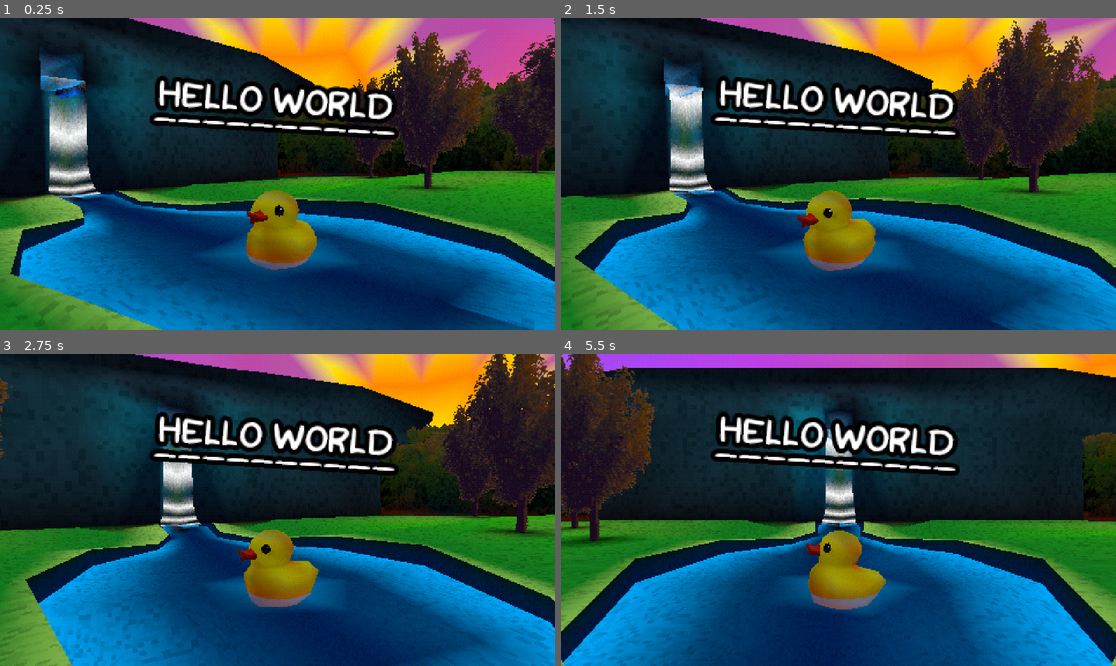
Above: before the commit, frames 1-4 (two rows, left to right).
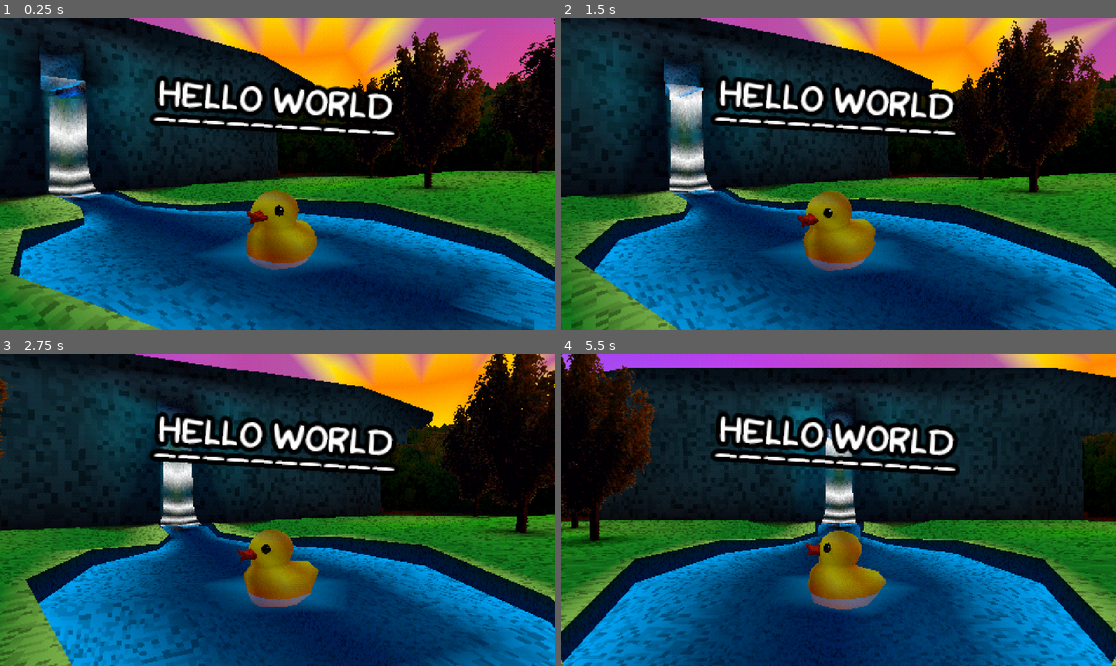
Above: after the commit, the same moments.

Repository: WittyCognomen/godot-psx-shaders-demo
Game: Godot game, scene res://demo.tscn
Two runs of this game, one before a commit and one after it. Both use one fixed random seed, a clock stepped at 60 frames per second and the inputs below.
Inputs:
- Up to frame 1 (0.25 s): no input
- Up to frame 2 (1.5 s): no input
- Up to frame 3 (2.75 s): no input
- Up to frame 4 (5.5 s): no input

The runs differ from the first frame. In frame 1, 8.6% of the frame differs, in the area x 0-100%, y 0-100%; in frame 2, 8.3%; in frame 3, 8.8%; in frame 4, 7.3%.

Commit message:
Use hint_albedo instead of hint_white for correct color conversion (See Godot Engine issue #11381)

Diff:
--- a/shaders/psx.shader
+++ b/shaders/psx.shader
@@ -2,7 +2,7 @@
 render_mode skip_vertex_transform, diffuse_lambert_wrap, specular_phong, vertex_lighting, depth_draw_alpha_prepass, cull_disabled;
 
 uniform vec4 tint_color : hint_color = vec4(1.0);
-uniform sampler2D albedoTex : hint_white;
+uniform sampler2D albedoTex : hint_albedo;
 uniform float specular_intensity : hint_range(0, 1);
 uniform float vertex_resolution = 256;
 uniform float cull_distance = 9999;
--- a/shaders/psx_fragment_lit.shader
+++ b/shaders/psx_fragment_lit.shader
@@ -2,7 +2,7 @@
 render_mode skip_vertex_transform, diffuse_lambert_wrap, specular_phong, depth_draw_alpha_prepass, cull_disabled;
 
 uniform vec4 tint_color : hint_color = vec4(1.0);
-uniform sampler2D albedoTex : hint_white;
+uniform sampler2D albedoTex : hint_albedo;
 uniform float specular_intensity : hint_range(0, 1);
 uniform float vertex_resolution = 256;
 uniform float cull_distance = 9999;
--- a/shaders/psx_transparent.shader
+++ b/shaders/psx_transparent.shader
@@ -2,7 +2,7 @@
 render_mode skip_vertex_transform, diffuse_lambert_wrap, specular_phong, vertex_lighting, depth_draw_alpha_prepass, cull_disabled;
 
 uniform vec4 tint_color : hint_color = vec4(1.0);
-uniform sampler2D albedoTex : hint_white;
+uniform sampler2D albedoTex : hint_albedo;
 uniform float specular_intensity : hint_range(0, 1);
 uniform float vertex_resolution = 256;
 uniform float cull_distance = 9999;
